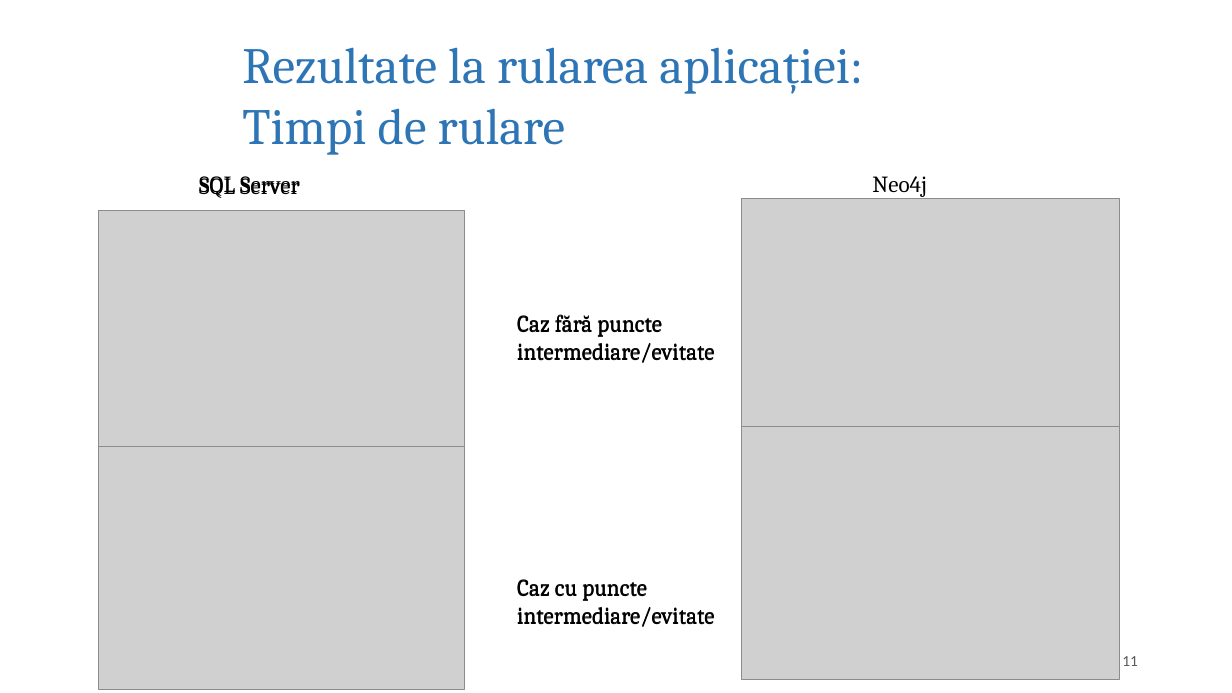
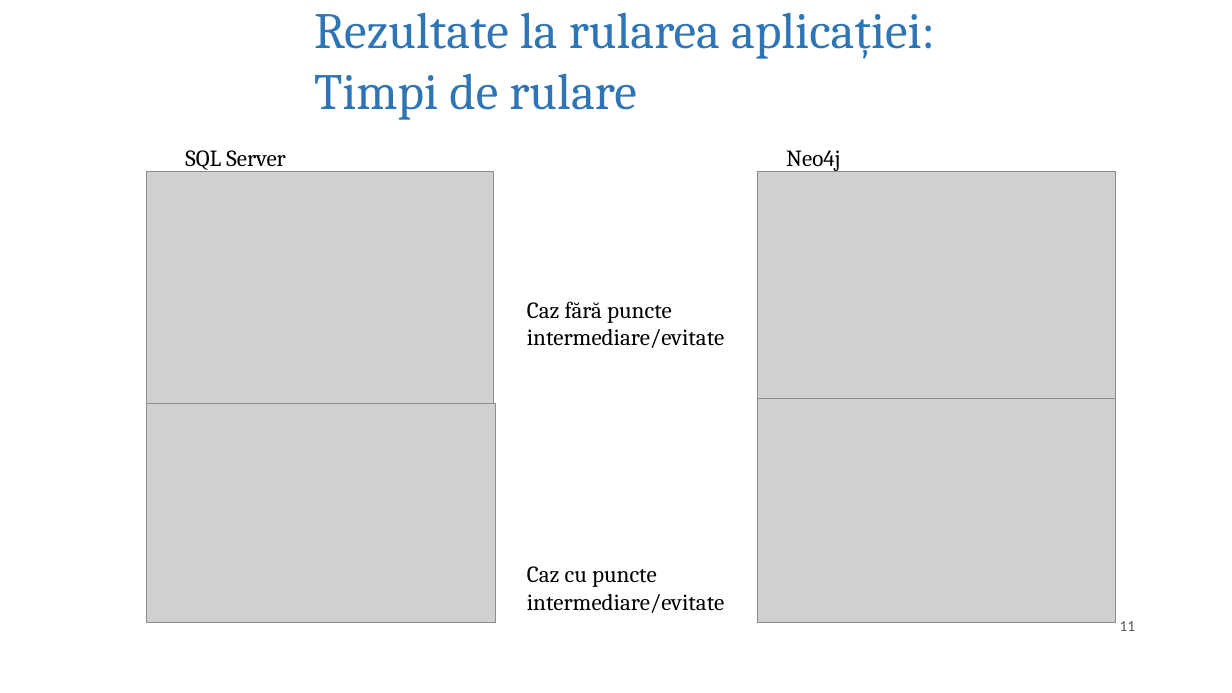
Before and after one commit to Elena-Lupu/GraphVsRDBMS_ArticleProject, a slide deck: slide 11 of Prezentare_LupuElena.pptx. Drawn at 1232x693 pixels with LibreOffice and Linux fonts; fonts in the diff are those of the drawing; grey boxes stand for pictures; background and template pictures are left out. Boxes give left, top, right and bottom in pixels: in the first picture for what was removed or moved away, otherwise in the second. Text is boxed around its words. In the diff, an @@ line names an element or a change of style, - is before the commit and + after.

```diff
--- a/Prezentare_LupuElena.pptx
+++ b/Prezentare_LupuElena.pptx
@@ title "Rezultate la rularea aplicației: Timpi ...": place and size @@
-title "Rezultate la rularea aplicației: Timpi ..." at [242,47,863,155]
+title "Rezultate la rularea aplicației: Timpi ..." at [314,12,935,120]
@@ text "SQL Server": place and size @@
-text "SQL Server" at [199,176,300,198]
+text "SQL Server" at [185,150,286,170]
@@ text "Neo4j": place and size @@
-text "Neo4j" at [872,176,927,197]
+text "Neo4j" at [786,150,841,171]
@@ text removed at [99,166,400,203] @@
-SQL Server
@@ picture: place and size @@
-picture at [99,211,465,455]
+picture at [147,171,494,403]
@@ picture: place and size @@
-picture at [741,199,1119,446]
+picture at [758,171,1116,397]
@@ text "Caz fără puncte" rewrapped from [412,305,820,371] to [527,301,724,348] @@
@@ text removed at [517,314,714,363] @@
-Caz fără puncte
-intermediare/evitate
@@ picture: place and size @@
-picture at [99,446,465,689]
+picture at [147,404,495,623]
@@ picture: place and size @@
-picture at [741,427,1119,680]
+picture at [758,391,1116,623]
@@ text "Caz cu puncte" rewrapped from [412,569,820,635] to [527,566,724,613] @@
@@ text removed at [517,579,714,627] @@
-Caz cu puncte
-intermediare/evitate
@@ page number: place and size @@
-page number at [1122,656,1138,666]
+page number at [1120,621,1136,631]
```
Also in this commit, not shown: 12 other slides changed, 1 other file.
